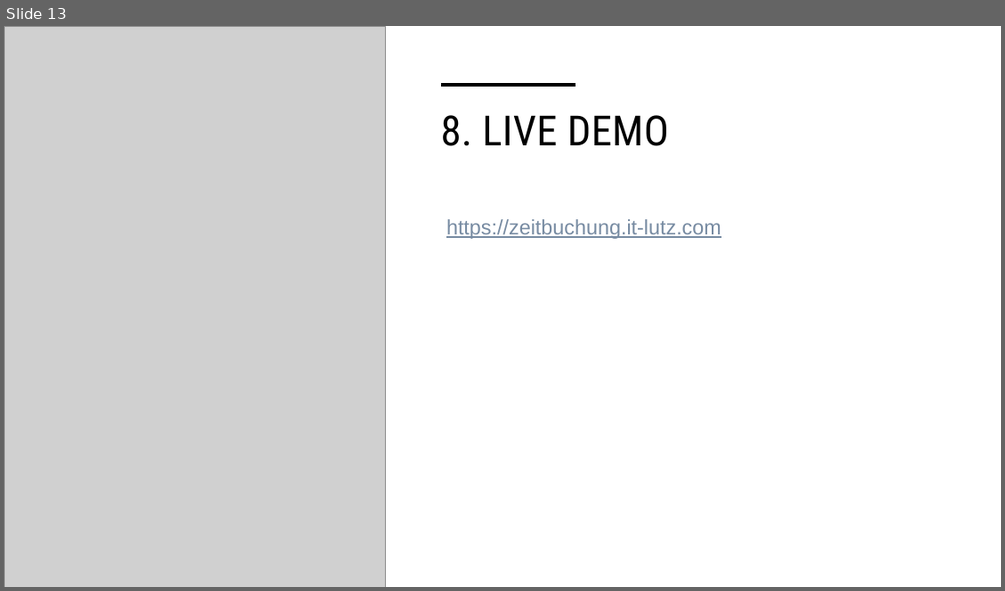
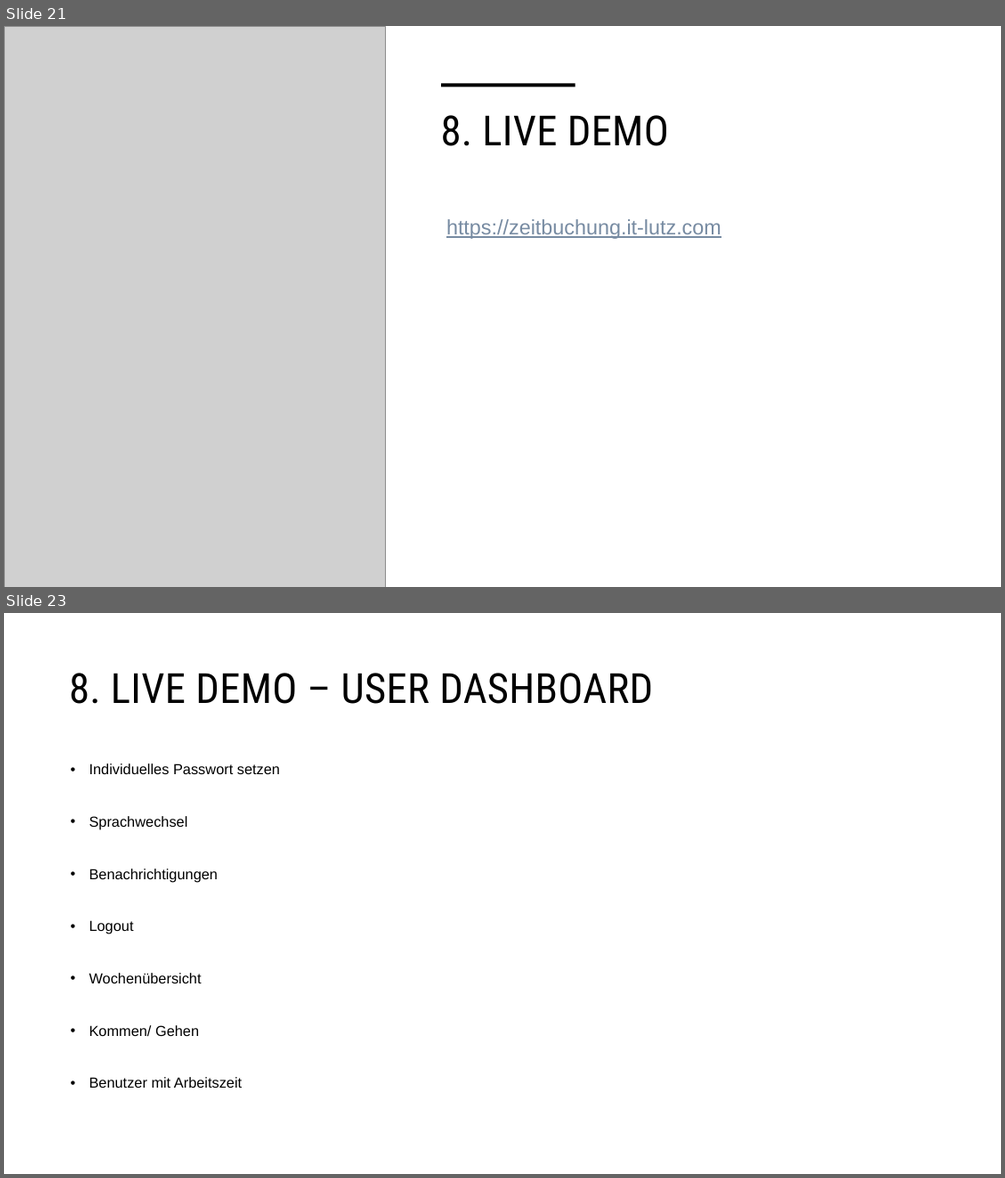
Before and after one commit to malu254/Eifrige-Otter-PM, a slide deck: Abgabe/Dokumentation/Präsentation.pptx. Shown one above the other, each under a label of ours: slide 13 before the commit, slides 21 and 23 after it; the slides between them are not shown. The pictures are 1005x591 and 1005x1178 pixels, drawn with LibreOffice and Linux fonts; fonts in the diff are those of the drawing; grey boxes stand for pictures. Boxes give left, top, right and bottom in pixels: in the first picture for what was removed or moved away, otherwise in the second. Text is boxed around its words. In the diff, an @@ line names an element or a change of style, - is before the commit and + after.

```diff
--- a/Abgabe/Dokumentation/Präsentation.pptx
+++ b/Abgabe/Dokumentation/Präsentation.pptx
@@ slide 23 added at <box>4,613,1001,1174</box>, background #FFFFFF @@
@@ title added at <box>69,673,653,704</box>, 40 pt, text #000000 @@
+8. LIVE DEMO – USER DASHBOARD
@@ text added at <box>89,763,280,1087</box>, 14 pt, text #000000 @@
+• Individuelles Passwort setzen
+• Sprachwechsel
+• Benachrichtigungen
+• Logout
+• Wochenübersicht
+• Kommen/ Gehen
+• Benutzer mit Arbeitszeit
@@ what was slide 13 is now slide 21 @@
```
Also in this commit, not shown: 4 slides changed, 9 other slides added, 9 other files.
